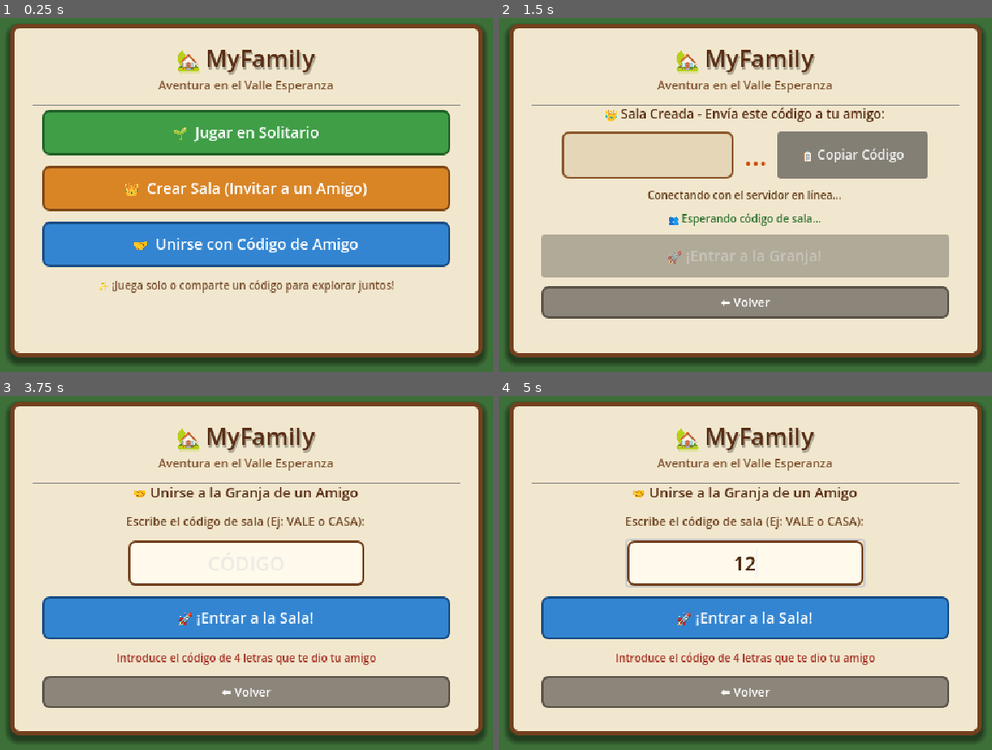
Above: before the commit, frames 1-4 (two rows, left to right).
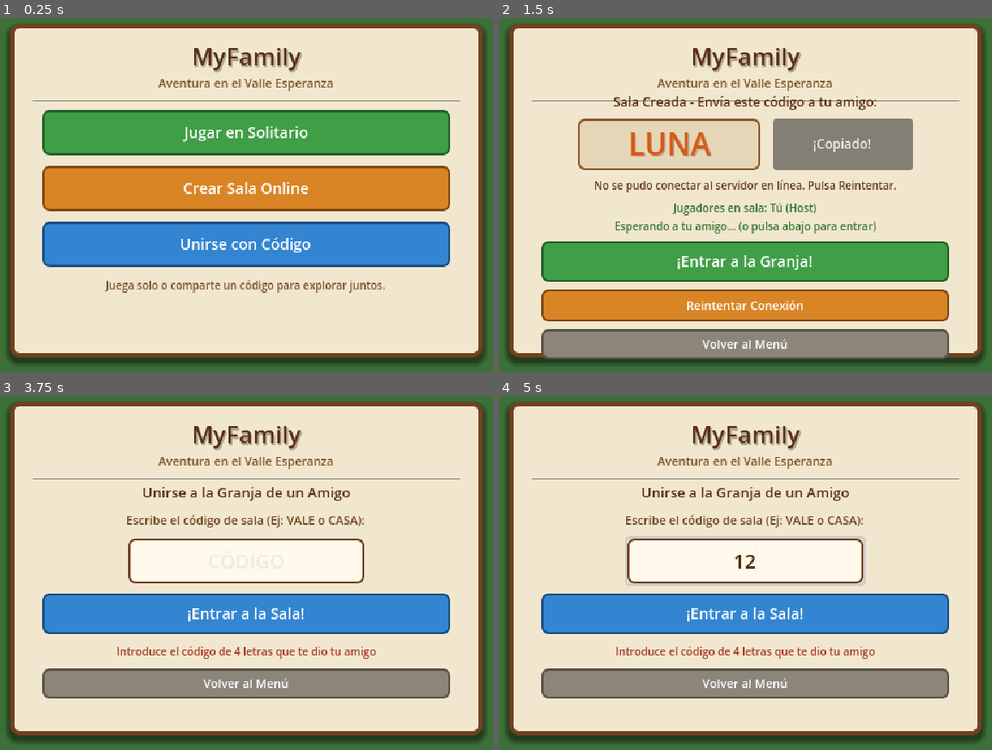
Above: after the commit, the same moments.

Repository: DiegoAzz/MyFamily2
Game: Godot game, scene res://scenes/main_menu.tscn
The game is run twice, just before and just after one commit, with the same random seed, the same clock (stepped at 60 frames per second) and the same inputs.
Inputs (mouse positions are in pixels of both pictures, inside the frame that each line leads up to):
- Up to frame 1 (0.25 s): no input
- Up to frame 2 (1.5 s): click "👑 Crear Sala (Invitar a un Am…" (after the commit: "Crear Sala Online") at 0.5 s; click "📋 Copiar Código" (after the commit: "Copiar Código") at 1.25 s
- Up to frame 3 (3.75 s): click "📋 Copiar Código" (after the commit: "¡Copiado!") at 2 s; click "⬅️ Volver" (after the commit: "Volver al Menú") at 2.75 s; click "🤝 Unirse con Código de Amigo" (after the commit: "Unirse con Código") at 3.5 s
- Up to frame 4 (5 s): click (745, 562) at 4.27 s; type "12" at 4.35 s

The runs differ from the first frame. In frame 1, 5.3% of the frame differs, in the area x 6-94%, y 8-78%; in frame 2, 36%, in the area x 6-94%, y 8-97%; in frame 3, 14%; in frame 4, 15%.

Commit message:
fix: codigo de sala inmediato en panel, remover glifos emoji rotos, reconexion automatica y nginx websocket sin map

Diff:
--- a/scenes/main_menu.tscn
+++ b/scenes/main_menu.tscn
@@ -128,13 +128,13 @@
 [node name="Margin" type="MarginContainer" parent="Card"]
 layout_mode = 2
 theme_override_constants/margin_left = 18
-theme_override_constants/margin_top = 12
+theme_override_constants/margin_top = 10
 theme_override_constants/margin_right = 18
-theme_override_constants/margin_bottom = 12
+theme_override_constants/margin_bottom = 10
 
 [node name="ContentVBox" type="VBoxContainer" parent="Card/Margin"]
 layout_mode = 2
-theme_override_constants/separation = 8
+theme_override_constants/separation = 6
 
 [node name="HeaderBox" type="VBoxContainer" parent="Card/Margin/ContentVBox"]
 layout_mode = 2
@@ -146,7 +146,7 @@
 theme_override_colors/font_shadow_color = Color(0, 0, 0, 0.25)
 theme_override_constants/shadow_offset_y = 2
 theme_override_font_sizes/font_size = 22
-text = "🏡 MyFamily"
+text = "MyFamily"
 horizontal_alignment = 1
 
 [node name="SubtitleLabel" type="Label" parent="Card/Margin/ContentVBox/HeaderBox"]
@@ -188,7 +188,7 @@
 theme_override_colors/font_color = Color(1, 1, 1, 1)
 theme_override_font_sizes/font_size = 14
 theme_override_styles/normal = SubResource("StyleBoxFlat_green_btn")
-text = "🌱  Jugar en Solitario"
+text = "Jugar en Solitario"
 
 [node name="HostBtn" type="Button" parent="MainPanel/VBoxContainer"]
 custom_minimum_size = Vector2(0, 42)
@@ -196,7 +196,7 @@
 theme_override_colors/font_color = Color(1, 1, 1, 1)
 theme_override_font_sizes/font_size = 14
 theme_override_styles/normal = SubResource("StyleBoxFlat_amber_btn")
-text = "👑  Crear Sala (Invitar a un Amigo)"
+text = "Crear Sala Online"
 
 [node name="JoinMenuBtn" type="Button" parent="MainPanel/VBoxContainer"]
 custom_minimum_size = Vector2(0, 42)
@@ -204,13 +204,13 @@
 theme_override_colors/font_color = Color(1, 1, 1, 1)
 theme_override_font_sizes/font_size = 14
 theme_override_styles/normal = SubResource("StyleBoxFlat_blue_btn")
-text = "🤝  Unirse con Código de Amigo"
+text = "Unirse con Código"
 
 [node name="FooterLabel" type="Label" parent="MainPanel/VBoxContainer"]
 layout_mode = 2
 theme_override_colors/font_color = Color(0.48, 0.32, 0.2, 1)
 theme_override_font_sizes/font_size = 10
-text = "✨ ¡Juega solo o comparte un código para explorar juntos!"
+text = "Juega solo o comparte un código para explorar juntos."
 horizontal_alignment = 1
 
 [node name="CreatePanel" type="Control" parent="."]
@@ -235,69 +235,82 @@
 anchor_bottom = 1.0
 grow_horizontal = 2
 grow_vertical = 2
-theme_override_constants/separation = 8
+theme_override_constants/separation = 7
 
 [node name="HeaderLabel" type="Label" parent="CreatePanel/VBoxContainer"]
 layout_mode = 2
 theme_override_colors/font_color = Color(0.35, 0.18, 0.08, 1)
 theme_override_font_sizes/font_size = 12
-text = "👑 Sala Creada - Envía este código a tu amigo:"
+text = "Sala Creada - Envía este código a tu amigo:"
 horizontal_alignment = 1
 
 [node name="CodeContainer" type="HBoxContainer" parent="CreatePanel/VBoxContainer"]
 layout_mode = 2
-theme_override_constants/separation = 10
+theme_override_constants/separation = 12
 alignment = 1
 
-[node name="Panel" type="PanelContainer" parent="CreatePanel/VBoxContainer/CodeContainer"]
-custom_minimum_size = Vector2(160, 44)
+[node name="CodePanel" type="PanelContainer" parent="CreatePanel/VBoxContainer/CodeContainer"]
+custom_minimum_size = Vector2(170, 48)
 layout_mode = 2
 theme_override_styles/panel = SubResource("StyleBoxFlat_code_box")
 
-[node name="RoomCodeLabel" type="Label" parent="CreatePanel/VBoxContainer/CodeContainer"]
-layout_mode = 2
-theme_override_colors/font_color = Color(0.8, 0.3, 0.05, 1)
-theme_override_font_sizes/font_size = 26
+[node name="RoomCodeLabel" type="Label" parent="CreatePanel/VBoxContainer/CodeContainer/CodePanel"]
+layout_mode = 2
+size_flags_horizontal = 3
+size_flags_vertical = 1
+theme_override_colors/font_color = Color(0.85, 0.35, 0.08, 1)
+theme_override_colors/font_shadow_color = Color(0, 0, 0, 0.2)
+theme_override_font_sizes/font_size = 28
 text = "VALE"
 horizontal_alignment = 1
+vertical_alignment = 1
 
 [node name="CopyCodeBtn" type="Button" parent="CreatePanel/VBoxContainer/CodeContainer"]
-custom_minimum_size = Vector2(140, 40)
+custom_minimum_size = Vector2(130, 48)
 layout_mode = 2
 theme_override_colors/font_color = Color(1, 1, 1, 1)
 theme_override_font_sizes/font_size = 12
 theme_override_styles/normal = SubResource("StyleBoxFlat_amber_btn")
-text = "📋 Copiar Código"
+text = "Copiar Código"
 
 [node name="StatusLabel" type="Label" parent="CreatePanel/VBoxContainer"]
 layout_mode = 2
 theme_override_colors/font_color = Color(0.4, 0.25, 0.12, 1)
 theme_override_font_sizes/font_size = 10
-text = "¡Sala lista para jugar!"
+text = "Conectando al servidor en línea..."
 horizontal_alignment = 1
 
 [node name="PlayersLabel" type="Label" parent="CreatePanel/VBoxContainer"]
 layout_mode = 2
 theme_override_colors/font_color = Color(0.2, 0.45, 0.2, 1)
 theme_override_font_sizes/font_size = 10
-text = "👥 Esperando a tu amigo..."
+text = "Esperando a tu amigo..."
 horizontal_alignment = 1
 
 [node name="StartGameBtn" type="Button" parent="CreatePanel/VBoxContainer"]
-custom_minimum_size = Vector2(0, 40)
+custom_minimum_size = Vector2(0, 38)
 layout_mode = 2
 theme_override_colors/font_color = Color(1, 1, 1, 1)
 theme_override_font_sizes/font_size = 14
 theme_override_styles/normal = SubResource("StyleBoxFlat_green_btn")
-text = "🚀 ¡Entrar a la Granja!"
+text = "¡Entrar a la Granja!"
+
+[node name="RetryBtn" type="Button" parent="CreatePanel/VBoxContainer"]
+visible = false
+custom_minimum_size = Vector2(0, 30)
+layout_mode = 2
+theme_override_colors/font_color = Color(1, 1, 1, 1)
+theme_override_font_sizes/font_size = 11
+theme_override_styles/normal = SubResource("StyleBoxFlat_amber_btn")
+text = "Reintentar Conexión"
 
 [node name="BackBtn" type="Button" parent="CreatePanel/VBoxContainer"]
-custom_minimum_size = Vector2(0, 30)
+custom_minimum_size = Vector2(0, 28)
 layout_mode = 2
 theme_override_colors/font_color = Color(1, 1, 1, 1)
 theme_override_font_sizes/font_size = 11
 theme_override_styles/normal = SubResource("StyleBoxFlat_gray_btn")
-text = "⬅️ Volver"
+text = "Volver al Menú"
 
 [node name="JoinPanel" type="Control" parent="."]
 visible = false
@@ -321,13 +334,13 @@
 anchor_bottom = 1.0
 grow_horizontal = 2
 grow_vertical = 2
-theme_override_constants/separation = 10
+theme_override_constants/separation = 9
 
 [node name="HeaderLabel" type="Label" parent="JoinPanel/VBoxContainer"]
 layout_mode = 2
 theme_override_colors/font_color = Color(0.35, 0.18, 0.08, 1)
 theme_override_font_sizes/font_size = 13
-text = "🤝 Unirse a la Granja de un Amigo"
+text = "Unirse a la Granja de un Amigo"
 horizontal_alignment = 1
 
 [node name="InstructionLabel" type="Label" parent="JoinPanel/VBoxContainer"]
@@ -349,12 +362,12 @@
 max_length = 6
 
 [node name="ConfirmJoinBtn" type="Button" parent="JoinPanel/VBoxContainer"]
-custom_minimum_size = Vector2(0, 40)
+custom_minimum_size = Vector2(0, 38)
 layout_mode = 2
 theme_override_colors/font_color = Color(1, 1, 1, 1)
 theme_override_font_sizes/font_size = 14
 theme_override_styles/normal = SubResource("StyleBoxFlat_blue_btn")
-text = "🚀 ¡Entrar a la Sala!"
+text = "¡Entrar a la Sala!"
 
 [node name="StatusLabel" type="Label" parent="JoinPanel/VBoxContainer"]
 layout_mode = 2
@@ -363,10 +376,19 @@
 text = "Introduce el código que te dio tu amigo"
 horizontal_alignment = 1
 
+[node name="RetryBtn" type="Button" parent="JoinPanel/VBoxContainer"]
+visible = false
+custom_minimum_size = Vector2(0, 30)
+layout_mode = 2
+theme_override_colors/font_color = Color(1, 1, 1, 1)
+theme_override_font_sizes/font_size = 11
+theme_override_styles/normal = SubResource("StyleBoxFlat_amber_btn")
+text = "Reintentar Conexión"
+
 [node name="BackBtn" type="Button" parent="JoinPanel/VBoxContainer"]
-custom_minimum_size = Vector2(0, 30)
+custom_minimum_size = Vector2(0, 28)
 layout_mode = 2
 theme_override_colors/font_color = Color(1, 1, 1, 1)
 theme_override_font_sizes/font_size = 11
 theme_override_styles/normal = SubResource("StyleBoxFlat_gray_btn")
-text = "⬅️ Volver"
+text = "Volver al Menú"
--- a/scenes/room_info_hud.tscn
+++ b/scenes/room_info_hud.tscn
@@ -60,7 +60,7 @@
 layout_mode = 2
 theme_override_colors/font_color = Color(0.35, 0.18, 0.08, 1)
 theme_override_font_sizes/font_size = 11
-text = "🏠 Sala: VALE | 👥 En línea"
+text = "Sala: VALE | En línea"
 vertical_alignment = 1
 
 [node name="MenuBtn" type="Button" parent="Margin/HBoxContainer"]
@@ -70,4 +70,4 @@
 theme_override_font_sizes/font_size = 10
 theme_override_styles/normal = SubResource("StyleBoxFlat_btn")
 theme_override_styles/focus = SubResource("StyleBoxEmpty_none")
-text = "🚪 Menú"
+text = "Menú"
--- a/scripts/main_menu.gd
+++ b/scripts/main_menu.gd
@@ -11,16 +11,18 @@
 
 # Elementos de Crear Sala
 @onready var create_status_label: Label = $CreatePanel/VBoxContainer/StatusLabel
-@onready var room_code_label: Label = $CreatePanel/VBoxContainer/CodeContainer/RoomCodeLabel
+@onready var room_code_label: Label = $CreatePanel/VBoxContainer/CodeContainer/CodePanel/RoomCodeLabel
 @onready var copy_code_btn: Button = $CreatePanel/VBoxContainer/CodeContainer/CopyCodeBtn
 @onready var players_label: Label = $CreatePanel/VBoxContainer/PlayersLabel
 @onready var start_game_btn: Button = $CreatePanel/VBoxContainer/StartGameBtn
+@onready var retry_create_btn: Button = $CreatePanel/VBoxContainer/RetryBtn
 @onready var back_from_create_btn: Button = $CreatePanel/VBoxContainer/BackBtn
 
 # Elementos de Unirse a Sala
 @onready var code_input: LineEdit = $JoinPanel/VBoxContainer/CodeInput
 @onready var confirm_join_btn: Button = $JoinPanel/VBoxContainer/ConfirmJoinBtn
 @onready var join_status_label: Label = $JoinPanel/VBoxContainer/StatusLabel
+@onready var retry_join_btn: Button = $JoinPanel/VBoxContainer/RetryBtn
 @onready var back_from_join_btn: Button = $JoinPanel/VBoxContainer/BackBtn
 
 var net_mgr: Node = null
@@ -45,9 +47,11 @@
 
 	copy_code_btn.pressed.connect(_on_copy_code_pressed)
 	start_game_btn.pressed.connect(_on_enter_world)
+	retry_create_btn.pressed.connect(_on_retry_create_pressed)
 	back_from_create_btn.pressed.connect(_on_back_pressed)
 
 	confirm_join_btn.pressed.connect(_on_confirm_join_pressed)
+	retry_join_btn.pressed.connect(_on_confirm_join_pressed)
 	back_from_join_btn.pressed.connect(_on_back_pressed)
 	code_input.text_submitted.connect(func(_t): _on_confirm_join_pressed())
 	code_input.text_changed.connect(_on_code_input_changed)
@@ -61,10 +65,16 @@
 	main_panel.visible = false
 	create_panel.visible = true
 	join_panel.visible = false
-	room_code_label.text = "..."
-	create_status_label.text = "Conectando al servidor y generando código..."
-	players_label.text = "👥 Esperando código de sala..."
-	start_game_btn.disabled = true
+	retry_create_btn.visible = false
+	start_game_btn.disabled = false
+
+	if net_mgr and not net_mgr.current_room_code.is_empty():
+		room_code_label.text = net_mgr.current_room_code
+	else:
+		room_code_label.text = "VALE"
+
+	create_status_label.text = "Conectando al servidor en línea..."
+	players_label.text = "Jugadores en sala: Tú (Host)\nEsperando a tu amigo... (o pulsa abajo para entrar)"
 
 func show_join_panel() -> void:
 	main_panel.visible = false
@@ -73,6 +83,7 @@
 	code_input.text = ""
 	join_status_label.text = "Introduce el código de 4 letras que te dio tu amigo"
 	confirm_join_btn.disabled = false
+	retry_join_btn.visible = false
 
 func _on_solo_pressed() -> void:
 	if net_mgr:
@@ -80,9 +91,9 @@
 	get_tree().change_scene_to_file("res://scenes/world.tscn")
 
 func _on_host_pressed() -> void:
-	show_create_panel()
 	if net_mgr:
 		net_mgr.create_room()
+	show_create_panel()
 
 func _on_join_menu_pressed() -> void:
 	show_join_panel()
@@ -92,14 +103,21 @@
 		net_mgr.disconnect_network()
 	show_main_panel()
 
+func _on_retry_create_pressed() -> void:
+	retry_create_btn.visible = false
+	create_status_label.text = "Reintentando conexión con el servidor..."
+	if net_mgr:
+		net_mgr.retry_connection()
+
 func _on_room_created(code: String) -> void:
 	room_code_label.text = code
-	create_status_label.text = "¡Sala creada con éxito!"
-	players_label.text = "👥 Jugadores en sala: Tú (Host)\nEsperando a tu amigo... (o pulsa abajo para entrar)"
+	create_status_label.text = "¡Sala lista en línea!"
+	players_label.text = "Jugadores en sala: Tú (Host)\nEsperando a tu amigo... (o entra ya a la granja)"
 	start_game_btn.disabled = false
+	retry_create_btn.visible = false
 
 func _on_player_joined_room(client_id: String) -> void:
-	players_label.text = "🎉 ¡Tu amigo (Jugador #" + client_id.substr(0, 3) + ") ha entrado a la sala!\n¡Ya pueden jugar juntos!"
+	players_label.text = "¡Tu amigo (Jugador #" + client_id.substr(0, 3) + ") ha entrado a la sala!\n¡Ya pueden jugar juntos!"
 	start_game_btn.disabled = false
 
 func _on_copy_code_pressed() -> void:
@@ -109,12 +127,12 @@
 	DisplayServer.clipboard_set(code)
 	if OS.has_feature("web"):
 		JavaScriptBridge.eval("navigator.clipboard.writeText('" + code + "');")
-	copy_code_btn.text = "✅ ¡Copiado!"
+	copy_code_btn.text = "¡Copiado!"
 	var tween = create_tween()
 	tween.tween_interval(2.0)
 	tween.tween_callback(func():
 		if is_instance_valid(copy_code_btn):
-			copy_code_btn.text = "📋 Copiar Código"
+			copy_code_btn.text = "Copiar Código"
 	)
 
 func _on_code_input_changed(new_text: String) -> void:
@@ -126,27 +144,32 @@
 func _on_confirm_join_pressed() -> void:
 	var code = code_input.text.to_upper().strip_edges()
 	if code.length() < 3:
-		join_status_label.text = "⚠️ El código debe tener al menos 3 o 4 letras (Ej: VALE)"
+		join_status_label.text = "El código debe tener al menos 3 o 4 letras (Ej: VALE)"
 		return
 	join_status_label.text = "Conectando y buscando la sala " + code + "..."
 	confirm_join_btn.disabled = true
+	retry_join_btn.visible = false
 	if net_mgr:
 		net_mgr.join_room(code)
 
 func _on_room_joined(code: String) -> void:
-	join_status_label.text = "✅ ¡Entraste a la sala " + code + "! Cargando la granja..."
+	join_status_label.text = "¡Entraste a la sala " + code + "! Cargando la granja..."
 	var timer = get_tree().create_timer(0.4)
 	timer.timeout.connect(_on_enter_world)
 
 func _on_room_error(msg: String) -> void:
 	confirm_join_btn.disabled = false
-	join_status_label.text = "❌ " + msg
-	create_status_label.text = "❌ " + msg
+	join_status_label.text = msg
+	create_status_label.text = msg
+	if create_panel.visible:
+		retry_create_btn.visible = true
+	if join_panel.visible:
+		retry_join_btn.visible = true
 
 func _on_net_status_changed(msg: String) -> void:
 	if join_panel.visible:
 		join_status_label.text = msg
-	elif create_panel.visible and room_code_label.text == "...":
+	elif create_panel.visible:
 		create_status_label.text = msg
 
 func _on_enter_world() -> void:
--- a/scripts/network_manager.gd
+++ b/scripts/network_manager.gd
@@ -17,12 +17,23 @@
 enum PendingAction { NONE, CREATE, JOIN }
 var pending_action: PendingAction = PendingAction.NONE
 var pending_join_code: String = ""
+var connection_timeout_timer: float = 0.0
+const MAX_CONNECTION_WAIT: float = 6.0
 
 var remote_players: Dictionary = {}
 var remote_player_scene: PackedScene = preload("res://scenes/remote_player.tscn")
 
+const FRIENDLY_CODES = [
+	"VALE", "CASA", "LUNA", "SOLO", "RANA", "PATO", "GATO", "FLOR",
+	"ARBO", "BOSQ", "ISLA", "MAYO", "AZUL", "ROJO", "VIDA", "AMOR",
+	"PAZ", "ARTE", "RIOS", "LAGO", "CIEL", "FARO", "NUBE", "ESTA"
+]
+
 func _ready() -> void:
 	my_client_id = str(randi() % 90000 + 10000)
+
+func generate_code() -> String:
+	return FRIENDLY_CODES[randi() % FRIENDLY_CODES.size()]
 
 func get_relay_url() -> String:
 	var target_url = "wss://3pgipgqc7cmxhtxs92fqlcj2.179.236.70.251.sslip.io/ws"
@@ -37,15 +48,23 @@
 	var url = get_relay_url()
 	if socket.get_ready_state() == WebSocketPeer.STATE_OPEN:
 		return
+	connection_timeout_timer = 0.0
 	socket.close()
 	var err = socket.connect_to_url(url)
 	if err == OK:
 		connection_status_changed.emit("Conectando con el servidor en línea...")
 	else:
-		connection_status_changed.emit("Error de conexión: %s" % error_string(err))
+		connection_status_changed.emit("Error al iniciar conexión: %s" % error_string(err))
+		room_error.emit("No se pudo iniciar la conexión: " + error_string(err))
 
 func create_room() -> void:
+	# Generar el código inmediatamente para que el jugador NUNCA vea la pantalla vacía
+	if current_room_code.is_empty():
+		current_room_code = generate_code()
+	is_multiplayer_active = true
+	is_host = true
 	pending_action = PendingAction.CREATE
+
 	if socket.get_ready_state() == WebSocketPeer.STATE_OPEN:
 		_send_create_room()
 	else:
@@ -54,10 +73,21 @@
 func join_room(code: String) -> void:
 	pending_action = PendingAction.JOIN
 	pending_join_code = code.to_upper().strip_edges()
+	current_room_code = pending_join_code
+
 	if socket.get_ready_state() == WebSocketPeer.STATE_OPEN:
 		_send_join_room()
 	else:
 		connect_to_relay()
+
+func retry_connection() -> void:
+	socket.close()
+	is_connected_to_server = false
+	if is_host and not current_room_code.is_empty():
+		pending_action = PendingAction.CREATE
+	elif not pending_join_code.is_empty():
+		pending_action = PendingAction.JOIN
+	connect_to_relay()
 
 func start_solo_mode() -> void:
 	is_multiplayer_active = false
@@ -70,6 +100,7 @@
 	pending_action = PendingAction.NONE
 	var req = {
 		"type": "create_room",
+		"code": current_room_code,
 		"clientId": my_client_id
 	}
 	socket.send_text(JSON.stringify(req))
@@ -83,14 +114,24 @@
 	}
 	socket.send_text(JSON.stringify(req))
 
-func _process(_delta: float) -> void:
+func _process(delta: float) -> void:
 	socket.poll()
 	var state = socket.get_ready_state()
 
-	if state == WebSocketPeer.STATE_OPEN:
+	if state == WebSocketPeer.STATE_CONNECTING:
+		connection_timeout_timer += delta
+		if connection_timeout_timer > MAX_CONNECTION_WAIT:
+			connection_timeout_timer = 0.0
+			socket.close()
+			var msg = "El servidor en línea tarda en responder. Puedes reintentar."
+			connection_status_changed.emit(msg)
+			room_error.emit(msg)
+
+	elif state == WebSocketPeer.STATE_OPEN:
+		connection_timeout_timer = 0.0
 		if not is_connected_to_server:
 			is_connected_to_server = true
-			connection_status_changed.emit("¡Conectado al servidor!")
+			connection_status_changed.emit("¡Conectado al servidor en línea!")
 			if pending_action == PendingAction.CREATE:
 				_send_create_room()
 			elif pending_action == PendingAction.JOIN:
@@ -104,23 +145,29 @@
 				_handle_message(data)
 
 	elif state == WebSocketPeer.STATE_CLOSED:
+		connection_timeout_timer = 0.0
 		if is_connected_to_server:
 			is_connected_to_server = false
 			connection_status_changed.emit("Desconectado del servidor")
+		elif pending_action != PendingAction.NONE:
+			var msg = "No se pudo conectar al servidor en línea. Pulsa Reintentar."
+			connection_status_changed.emit(msg)
+			room_error.emit(msg)
+			pending_action = PendingAction.NONE
 
 func _handle_message(data: Dictionary) -> void:
 	var type = str(data.get("type", ""))
 
 	match type:
 		"room_created":
-			current_room_code = str(data.get("code", ""))
+			current_room_code = str(data.get("code", current_room_code))
 			is_multiplayer_active = true
 			is_host = true
 			room_created.emit(current_room_code)
-			connection_status_changed.emit("Sala creada: " + current_room_code)
+			connection_status_changed.emit("¡Sala lista en línea! Código: " + current_room_code)
 
 		"room_joined":
-			current_room_code = str(data.get("code", ""))
+			current_room_code = str(data.get("code", current_room_code))
 			is_multiplayer_active = true
 			is_host = false
 			room_joined.emit(current_room_code)
@@ -129,7 +176,7 @@
 		"player_joined":
 			var pid = str(data.get("clientId", ""))
 			player_joined_room.emit(pid)
-			connection_status_changed.emit("¡Un jugador ha entrado a la sala!")
+			connection_status_changed.emit("¡Tu amigo ha entrado a la sala!")
 
 		"player_left":
 			var pid = str(data.get("clientId", ""))
@@ -138,7 +185,7 @@
 			connection_status_changed.emit("Un jugador ha salido")
 
 		"error":
-			var msg = str(data.get("message", "Error al conectar con la sala"))
+			var msg = str(data.get("message", "Error de conexión"))
 			room_error.emit(msg)
 			connection_status_changed.emit(msg)
 
@@ -176,7 +223,7 @@
 		var remote = remote_player_scene.instantiate()
 		remote.name = "Remote_" + sender_id
 		if "player_name" in remote:
-			remote.player_name = "Amigo #" + sender_id.substr(0, 3)
+			remote.player_name = "Hermano #" + sender_id.substr(0, 3)
 		world_entities.add_child(remote)
 		remote.global_position = Vector2(data.get("x", 0), data.get("y", 0))
 		remote_players[sender_id] = remote
@@ -197,6 +244,7 @@
 func disconnect_network() -> void:
 	socket.close()
 	is_connected_to_server = false
+	current_room_code = ""
 	for id in remote_players.keys():
 		if is_instance_valid(remote_players[id]):
 			remote_players[id].queue_free()
--- a/scripts/room_info_hud.gd
+++ b/scripts/room_info_hud.gd
@@ -13,9 +13,9 @@
 		net_mgr = get_tree().get_first_node_in_group("network_manager")
 
 	if net_mgr and "is_multiplayer_active" in net_mgr and net_mgr.is_multiplayer_active:
-		room_label.text = "🏠 Sala: " + str(net_mgr.current_room_code) + " | 👥 En línea"
+		room_label.text = "Sala: " + str(net_mgr.current_room_code) + " | En línea"
 	else:
-		room_label.text = "🌱 Modo Solitario"
+		room_label.text = "Modo Solitario"
 
 func _on_menu_pressed() -> void:
 	var net_mgr = get_node_or_null("/root/NetworkManager")
Not shown, added: .gitattributes
Not shown, changed: build/web/MyFamily.html
Not shown, changed: build/web/MyFamily.pck
Not shown, changed: build/web/index.html
Not shown, changed: entrypoint.sh
Not shown, changed: nginx.conf
Not shown, changed: server/relay.js
